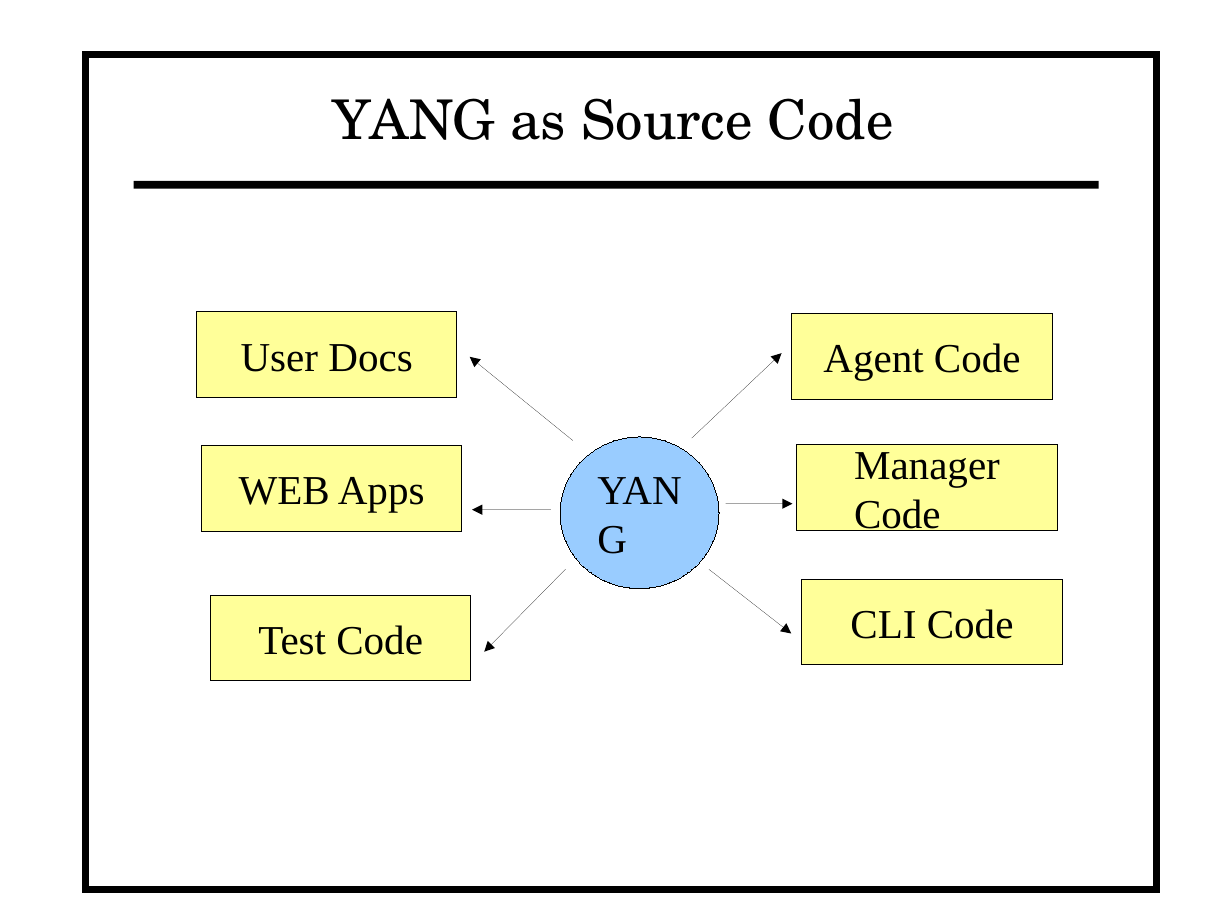
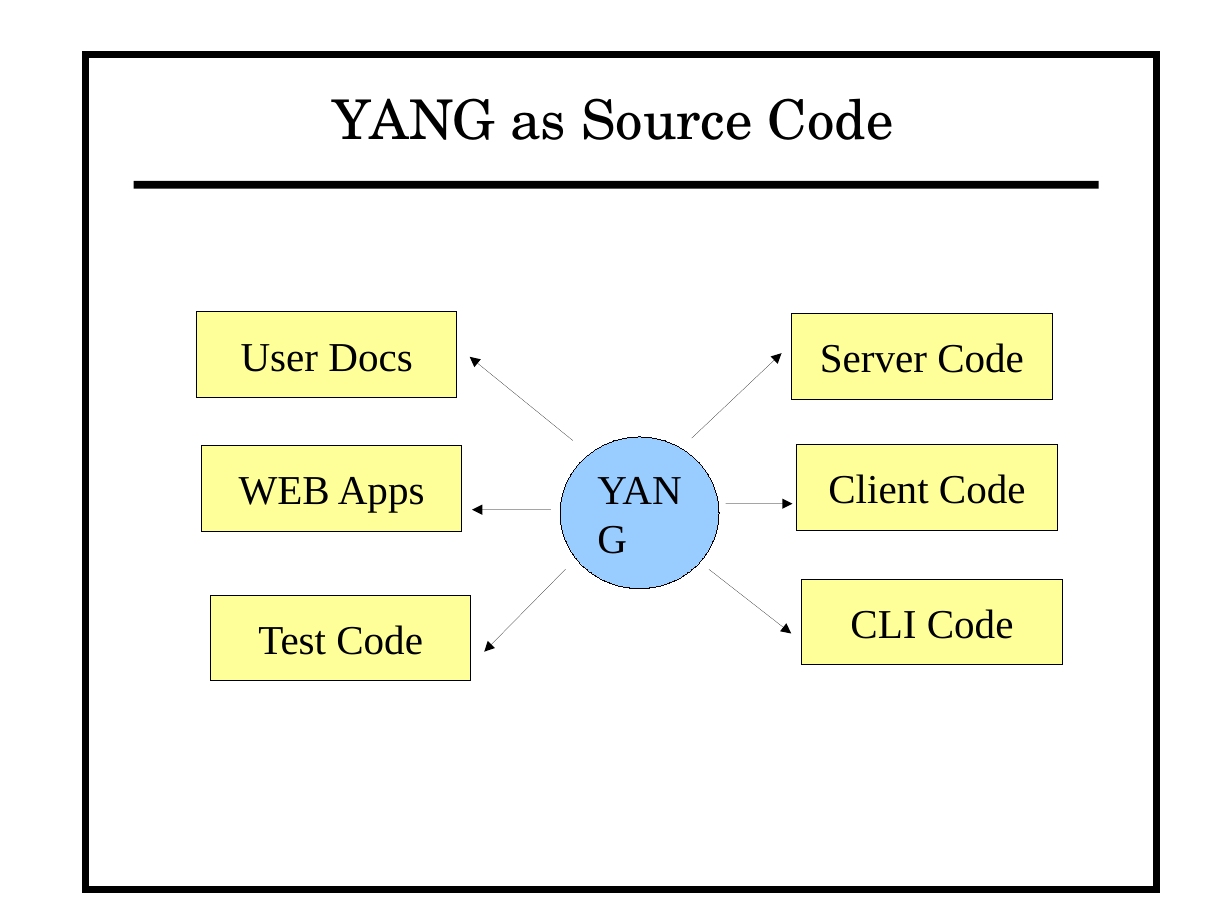
Before and after one commit to vlvassilev/yuma123, a slide deck: slide 1 of netconf/doc/netconfcentral_slides/yang_as_source_code2.odp. Drawn at 1232x924 pixels with LibreOffice and Linux fonts; fonts in the diff are those of the drawing. Boxes give left, top, right and bottom in pixels: in the first picture for what was removed or moved away, otherwise in the second. Text is boxed around its words. In the diff, an @@ line names an element or a change of style, - is before the commit and + after.

```diff
--- a/netconf/doc/netconfcentral_slides/yang_as_source_code2.odp
+++ b/netconf/doc/netconfcentral_slides/yang_as_source_code2.odp
@@ text in rectangle at (820, 343, 1024, 373): text changed @@
-Agent Code
+Server Code
@@ text in rectangle at (828, 474, 1026, 504): text changed @@
-Manager Code
+Client Code
```
Also in this commit, not shown: 2 other files.
